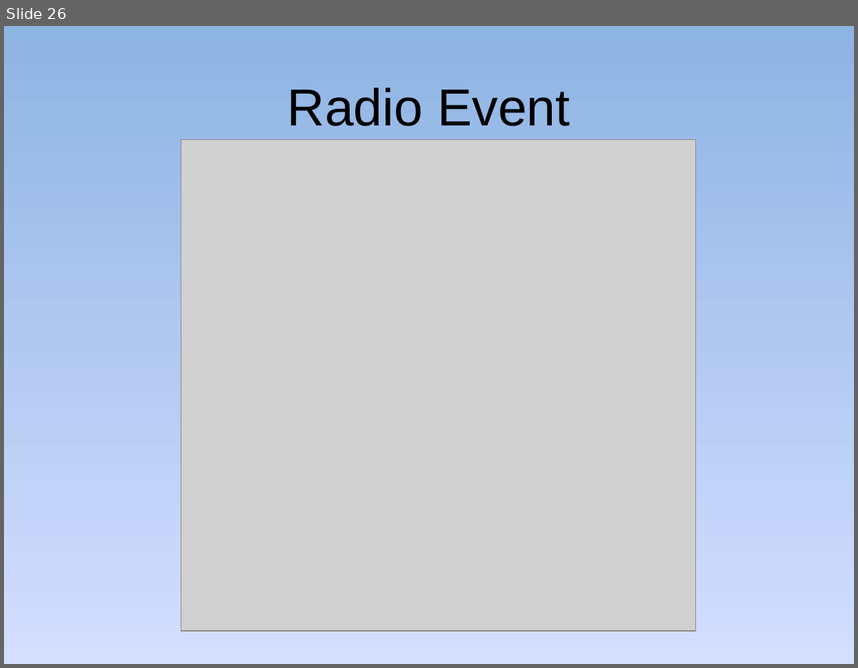
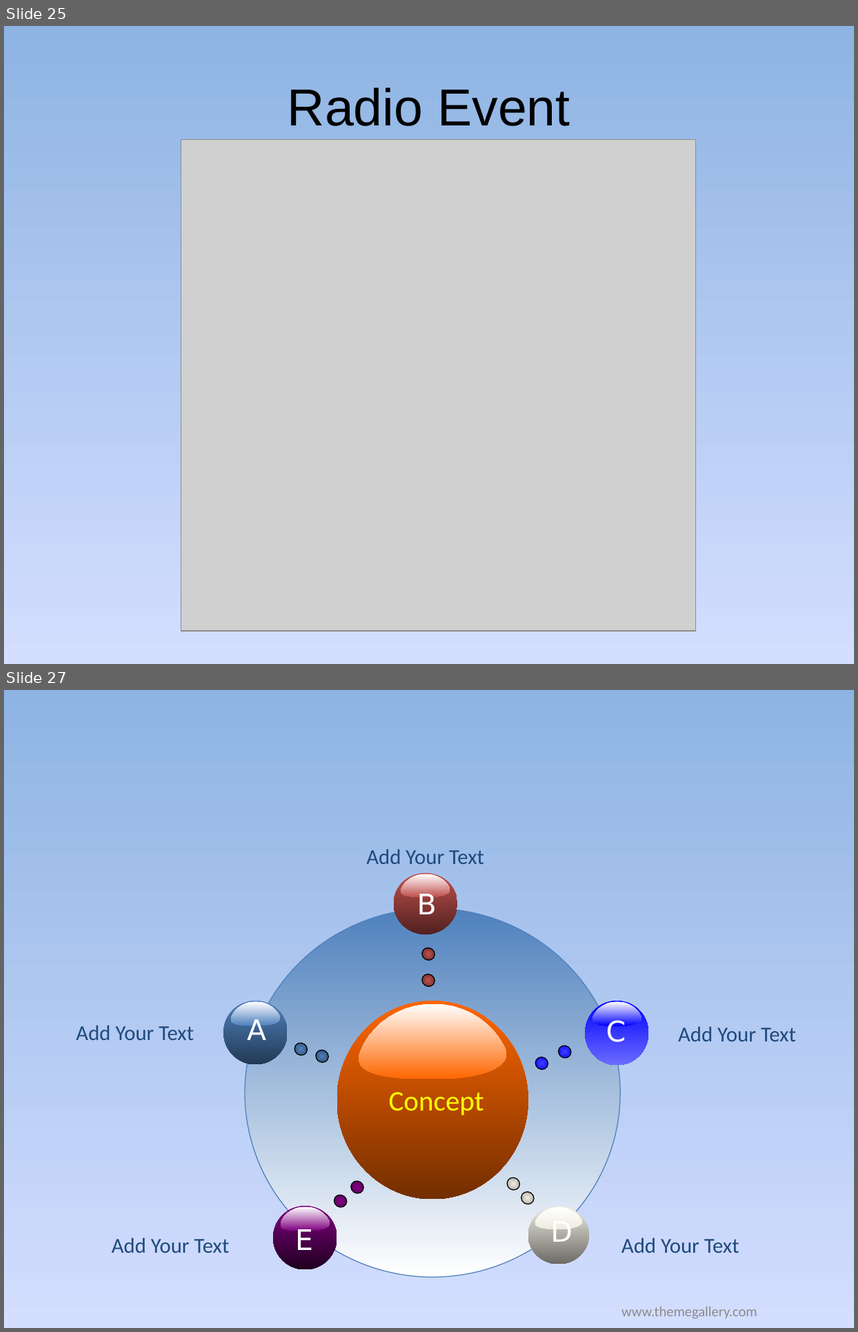
Before and after one commit to golf2109/zigbee-in-supermaket, a slide deck: docs/Report/Queue-Busting.pptx. Shown one above the other, each under a label of ours: slide 26 before the commit, slides 25 and 27 after it; the slides between them are not shown. The pictures are 858x668 and 858x1332 pixels, drawn with LibreOffice and Linux fonts; fonts in the diff are those of the drawing; grey boxes stand for pictures. Boxes give left, top, right and bottom in pixels: in the first picture for what was removed or moved away, otherwise in the second. Text is boxed around its words. In the diff, an @@ line names an element or a change of style, - is before the commit and + after.

```diff
--- a/docs/Report/Queue-Busting.pptx
+++ b/docs/Report/Queue-Busting.pptx
@@ slide 27 added at [4, 690, 854, 1328], background gradient #8EB4E3 to #D4DEFF to #96AB94 @@
@@ group added at [76, 849, 796, 1276]: 17 ellipses, 11 texts, 6 freeform shapes @@
+Concept
+B
+E
+C
+D
+A
+Add Your Text
+Add Your Text
+Add Your Text
+Add Your Text
+Add Your Text
@@ text added at [622, 1306, 757, 1319], 12 pt, text #8C8C8C @@
+www.themegallery.com
@@ what was slide 26 is now slide 25 @@
```
Also in this commit, not shown: 12 slides changed, 6 other slides added, 1 slide removed.
